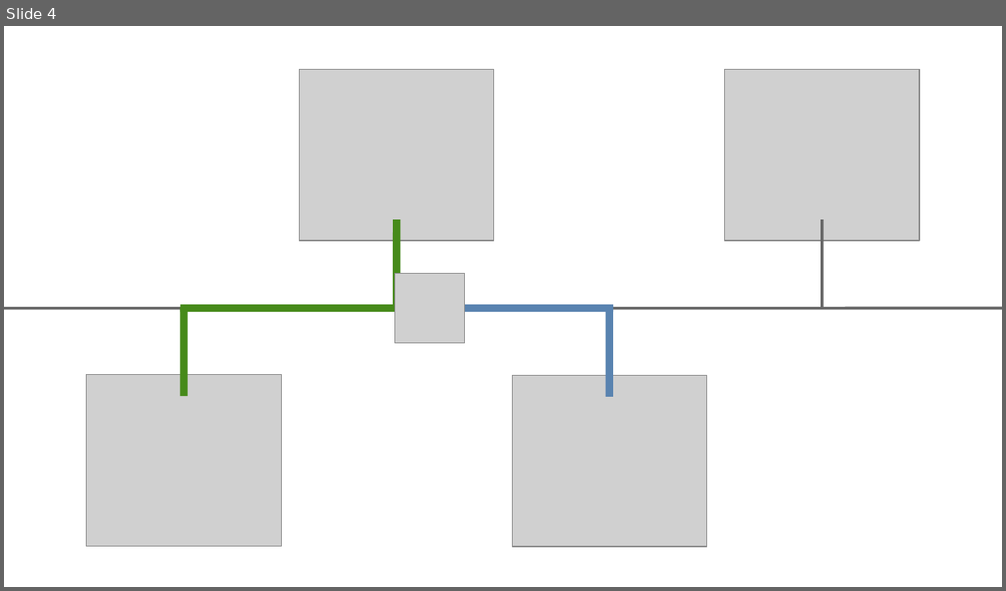
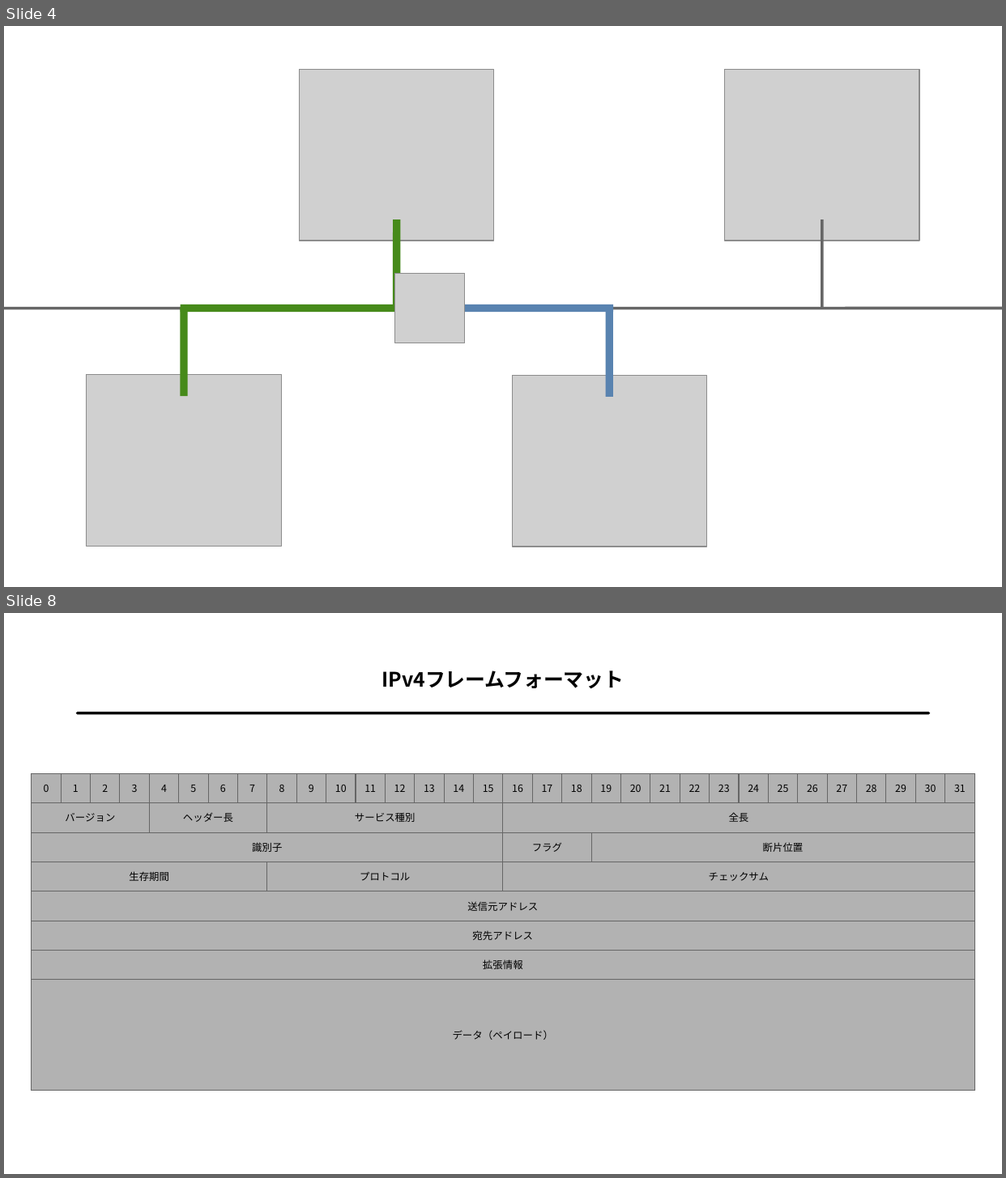
Before and after one commit to ichigo-1125/knowledge, a slide deck: assets/internet.odp. Shown one above the other, each under a label of ours: slide 4 before the commit, slides 4 and 8 after it; the slides between them are not shown. The pictures are 1006x591 and 1006x1178 pixels, drawn with LibreOffice and Linux fonts; fonts in the diff are those of the drawing; grey boxes stand for pictures. Boxes give left, top, right and bottom in pixels: in the first picture for what was removed or moved away, otherwise in the second. Text is boxed around its words. In the diff, an @@ line names an element or a change of style, - is before the commit and + after.

```diff
--- a/assets/internet.odp
+++ b/assets/internet.odp
@@ slide 8 added at (x1=4, y1=613, x2=1002, y2=1174), background #FFFFFF @@
@@ text added at (x1=381, y1=671, x2=624, y2=688), 16 pt, text #000000, bold @@
+IPv4フレームフォーマット
@@ line added from (78, 713) to (928, 713), #000000 2.3 pt @@
@@ group added at (x1=32, y1=773, x2=976, y2=1090): 46 rectangles @@
+0
+1
+2
+4
+5
+6
+7
+8
+3
+9
+10
+11
+12
+13
+14
+15
+16
+17
+18
+19
+20
+21
+22
+23
+24
+25
+26
+27
+28
+29
+30
+31
+バージョン
+ヘッダー長
+サービス種別
+全長
+識別子
+フラグ
+断片位置
+生存期間
+プロトコル
+チェックサム
+送信元アドレス
+宛先アドレス
+拡張情報
+データ（ペイロード）
```
Also in this commit, not shown: 5 slides changed, 1 other slide added, 14 other files.
